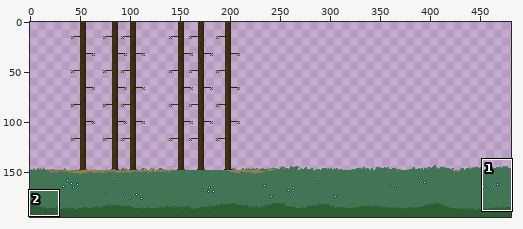
One commit to this pixel-art file: Assets/Textures/Environments/SashaCampfire/grass-front.aseprite. Above: a wide view before the commit, with the close-up outlined.
Close-up. Before:
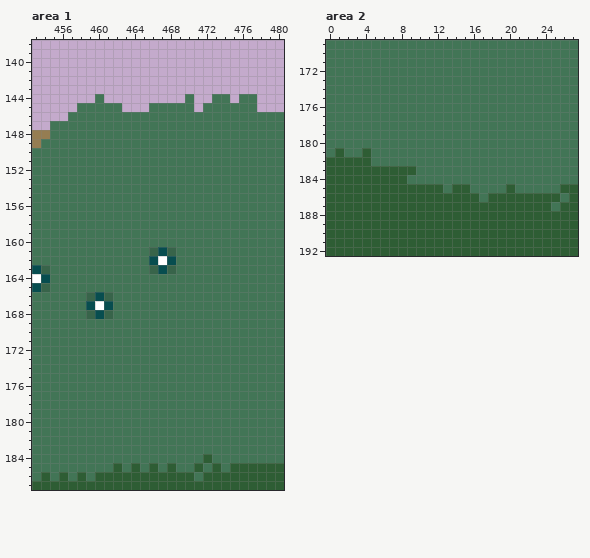
481x195 pixels, 1 frame. Shown: area 1: x 453..480, y 138..187; area 2: x 0..27, y 169..192.
The same view after the edit:
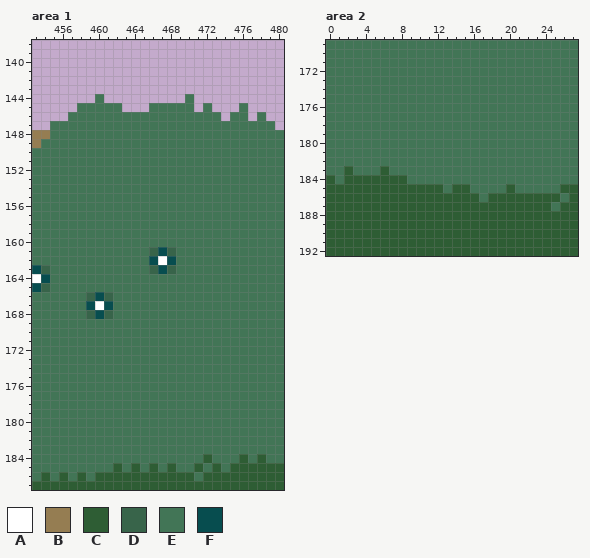
Palette (. is transparent): A #ffffff  B #957d52  C #2e5d34  D #38644a  E #427556  F #074d4f
From old to new:
Area 1:
y 144: x 473..474 EE -> ..; x 476..477 EE -> ..
y 145: x 473..475 EEE -> ...; x 477 E -> .
y 146: x 474 E -> .; x 477 E -> .; x 479..480 EE -> ..
y 147: x 480 E -> .
y 184: x 476 E -> C; x 478 E -> C
Area 2:
y 181: x 1 C -> E; x 4 C -> E
y 182: x 0..4 CCCCC -> EEEEE
y 183: x 0..1 CC -> EE; x 3..5 CCC -> EEE; x 7..9 CCC -> EEE
y 184: x 1 C -> E
